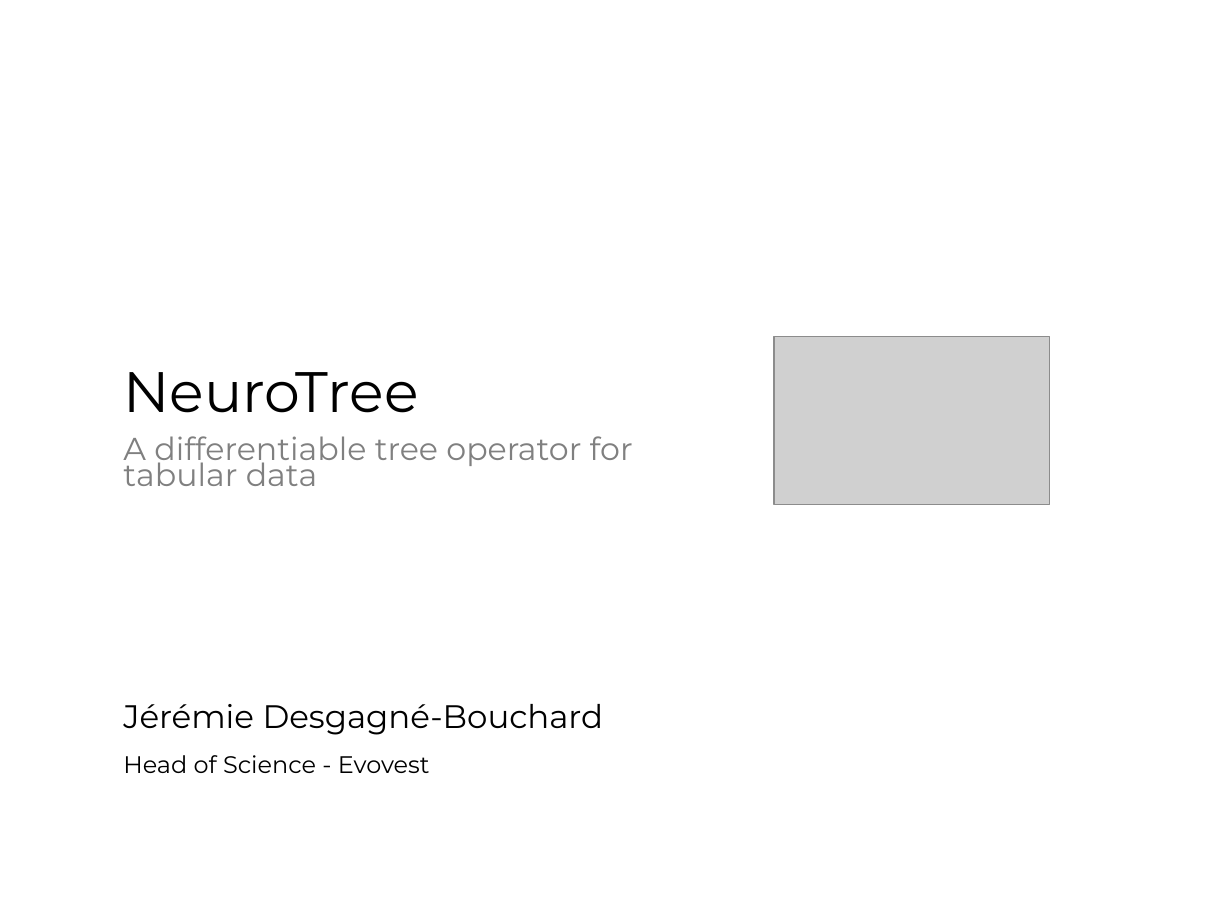
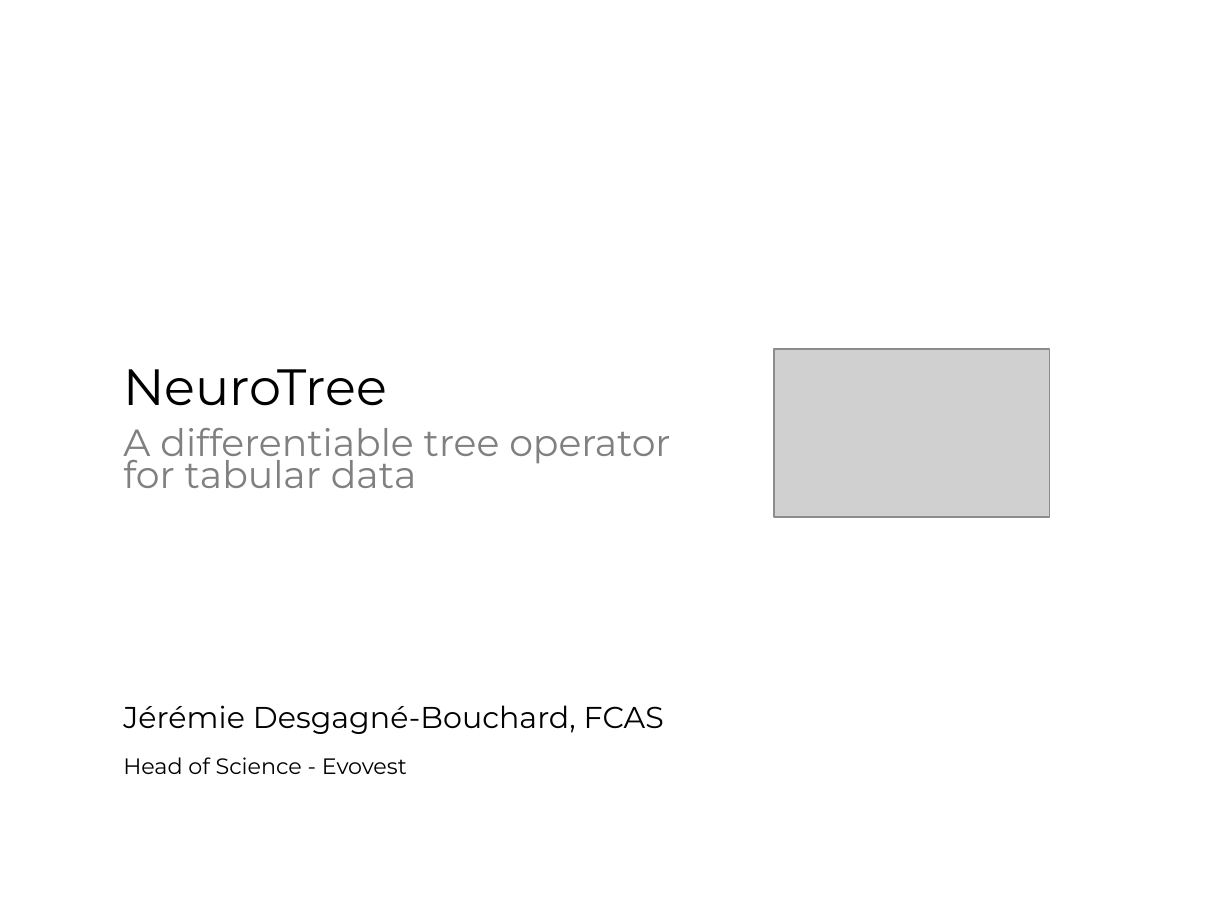
Before and after one commit to Evovest/NeuroTreeModels.jl, a slide deck: slide 1 of docs/juliacon/NeuroTrees-JuliaCon2024.pptx. Drawn at 1232x924 pixels with LibreOffice and Linux fonts; fonts in the diff are those of the drawing; grey boxes stand for pictures. Boxes give left, top, right and bottom in pixels: in the first picture for what was removed or moved away, otherwise in the second. Text is boxed around its words. In the diff, an @@ line names an element or a change of style, - is before the commit and + after.

```diff
--- a/docs/juliacon/NeuroTrees-JuliaCon2024.pptx
+++ b/docs/juliacon/NeuroTrees-JuliaCon2024.pptx
@@ snip diag rect "NeuroTree": place and size @@
-snip diag rect "NeuroTree" at bbox=[41, 291, 734, 574]
+snip diag rect "NeuroTree" at bbox=[41, 291, 775, 574]
@@ snip diag rect "NeuroTree" at bbox=[41, 291, 775, 574]: size 33.3 to 29.8 pt in "NeuroTree"; size 18.5 to 22.1 pt in "A differentiable tree operator for tabular data" @@
@@ picture: place and size @@
-picture at bbox=[774, 336, 1050, 504]
+picture at bbox=[774, 349, 1050, 516]
@@ snip diag rect "Jérémie Desgagné-Bouchard, FCAS": place and size @@
-snip diag rect "Jérémie Desgagné-Bouchard, FCAS" at bbox=[41, 575, 734, 859]
+snip diag rect "Jérémie Desgagné-Bouchard, FCAS" at bbox=[41, 575, 775, 859]
@@ text in snip diag rect at bbox=[123, 705, 664, 734]: text changed; size 19 to 17.6 pt @@
-Jérémie Desgagné-Bouchard
+Jérémie Desgagné-Bouchard, FCAS
@@ text in snip diag rect at bbox=[123, 757, 407, 774]: size 14 to 12.9 pt in "Head of Science - Evovest"; line spacing 0.9 to 1 @@
```
Also in this commit, not shown: 8 other slides changed, 3 slides added, 1 slide removed, 1 other file.
